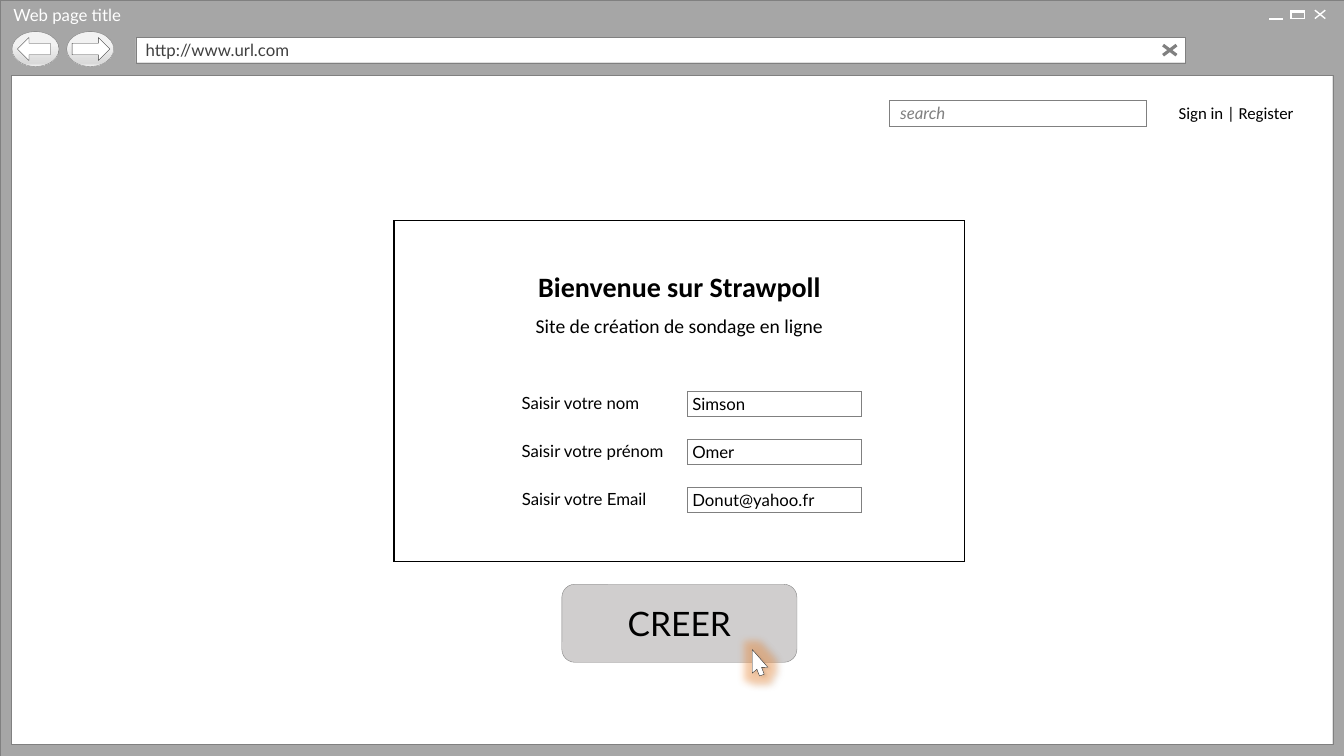
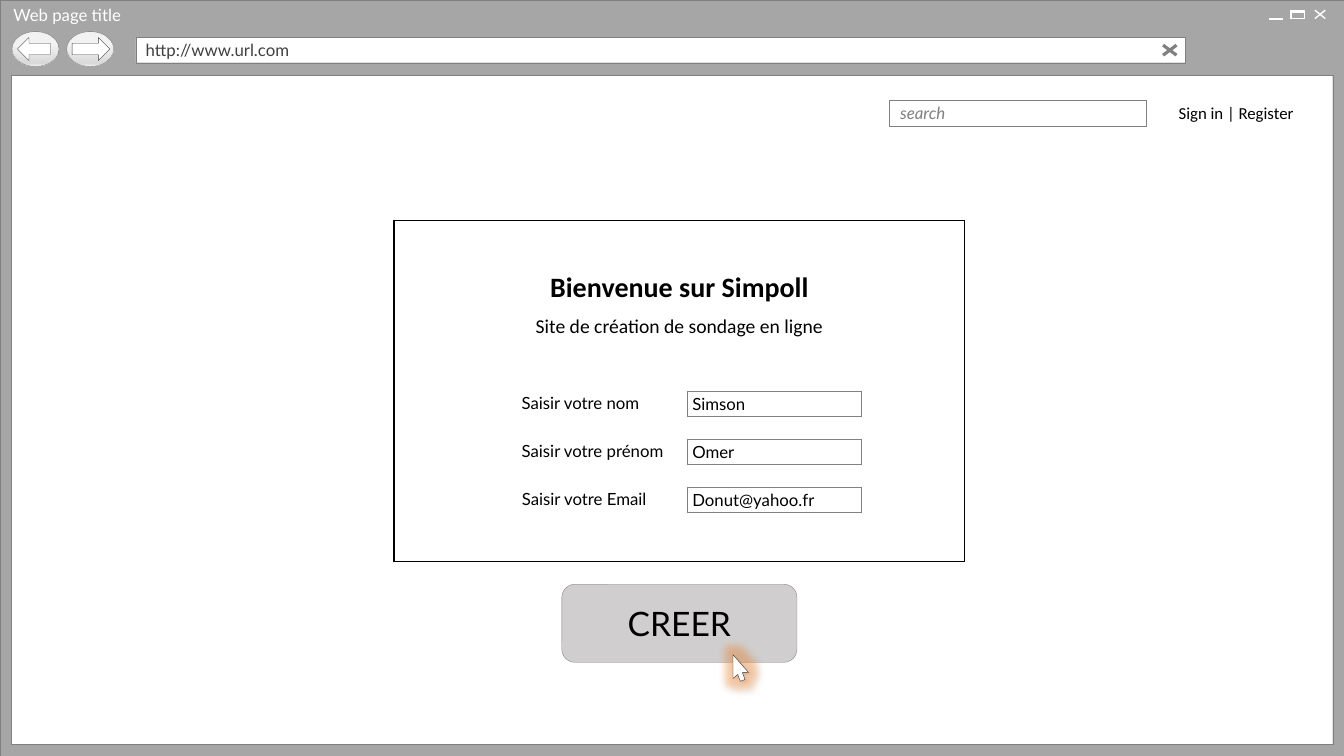
Before and after one commit to Holyz1988/PROJET1-ASP.NET, a slide deck: slide 4 of Page d’acceuil.pptx. Drawn at 1344x756 pixels with LibreOffice and Linux fonts; fonts in the diff are those of the drawing; background and template pictures are left out. Boxes give left, top, right and bottom in pixels: in the first picture for what was removed or moved away, otherwise in the second. Text is boxed around its words. In the diff, an @@ line names an element or a change of style, - is before the commit and + after.

```diff
--- a/Page d’acceuil.pptx
+++ b/Page d’acceuil.pptx
@@ text at (550,277,809,302): text changed @@
-Bienvenue sur Strawpoll
+Bienvenue sur Simpoll
@@ freeform shape: place and size @@
-freeform shape at (745,647,771,679)
+freeform shape at (726,652,751,684)
```
Also in this commit, not shown: 28 other slides changed, 1 slide added.
